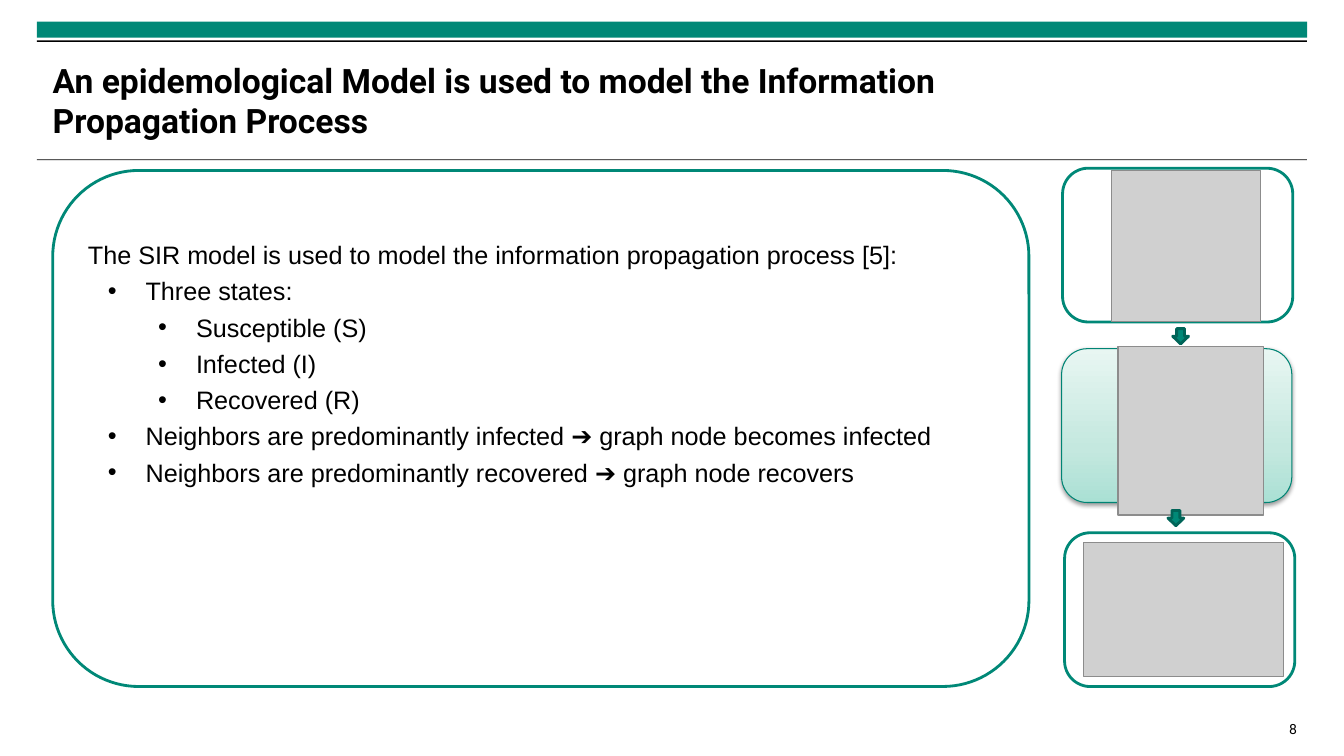
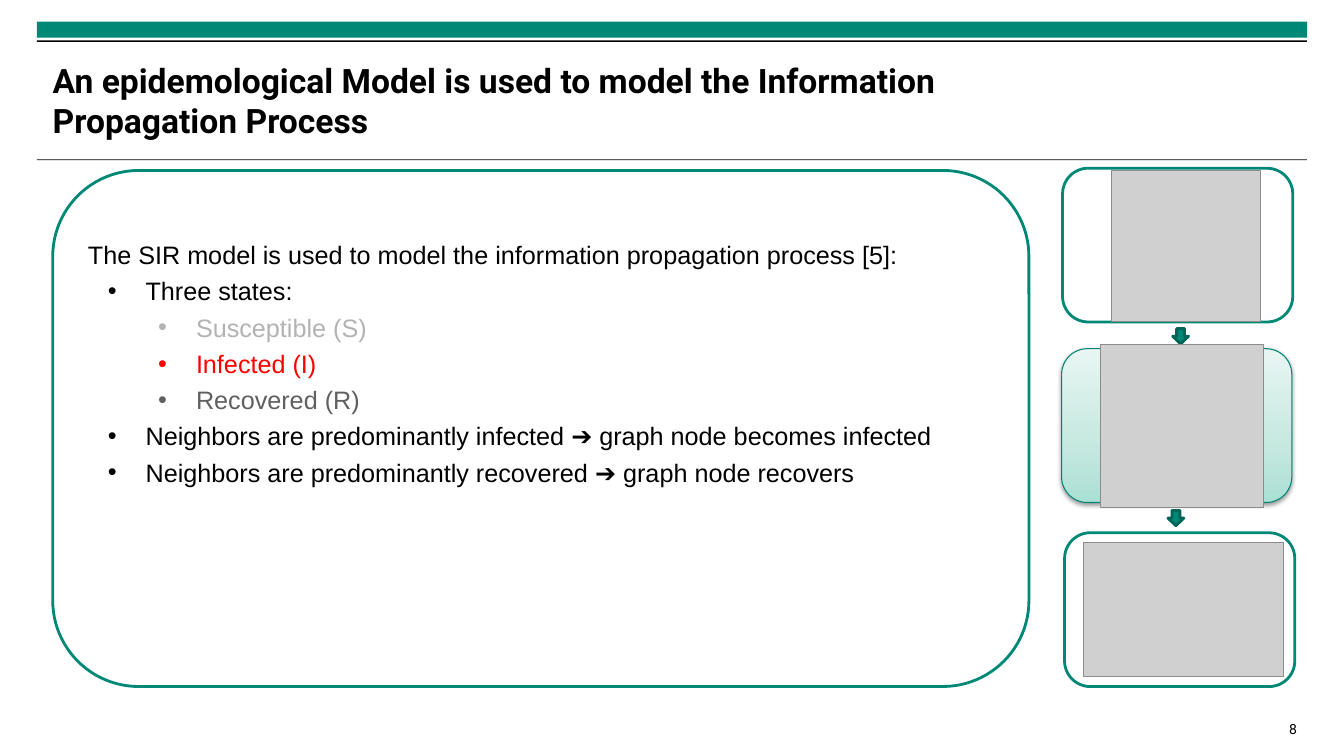
Before and after one commit to isabella-grieser/Modeling-and-Monitoring-Social-Media-Dynamics-to-predict-Electricity-Demand-Peaks, a slide deck: slide 8 of presentations/Zwischenpräsentation.pptx. Drawn at 1344x756 pixels with LibreOffice and Linux fonts; fonts in the diff are those of the drawing; grey boxes stand for pictures; background and template pictures are left out. Boxes give left, top, right and bottom in pixels: in the first picture for what was removed or moved away, otherwise in the second. Text is boxed around its words. In the diff, an @@ line names an element or a change of style, - is before the commit and + after.

```diff
--- a/presentations/Zwischenpräsentation.pptx
+++ b/presentations/Zwischenpräsentation.pptx
@@ text in rounded rectangle at <box>196,319,367,414</box>: text colour #000000 to #B3B3B3 in "Susceptible (S)"; text colour #000000 to #FF0000 in "Infected (I)"; text colour #000000 to #606060 in "Recovered (R)" @@
@@ picture: place and size @@
-picture at <box>1118,347,1263,515</box>
+picture at <box>1101,345,1264,507</box>
```
Also in this commit, not shown: 6 other slides changed, 9 other files.
